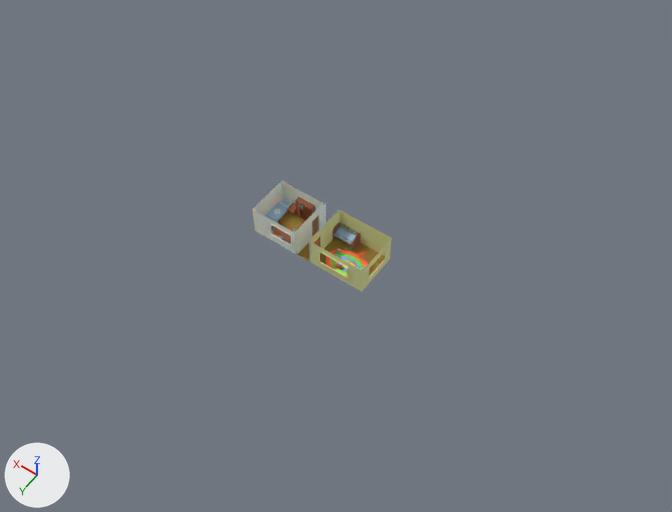
The Blender file Assets/FBX/House.blend: old version first, new version second.
Both versions are drawn from a 50 mm camera at (-60.9, 71.4, 112.1) aimed at (-10.3, 0.7, 1.0). The axes (+X, +Y, +Z) are drawn at lower left. The lights are the same throughout.

Names of what the first picture shows: 'Books 5', 'Desk', 'Mat', 'Walls'.
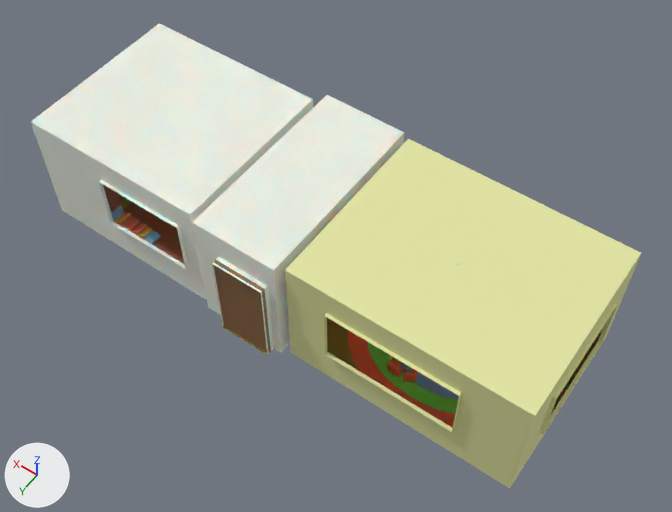
Where the newer file only moved an object's origin or applied its transform, the numbers keep the older frame.

What differs and where, as boxes (x1, y1, x2, y2) in the pictures (672 x 512 px):
'Walls', reshaped, moved, rescaled (340% wider, 317% taller): before (253, 181, 391, 292); after (31, 23, 641, 489)
'Mat', mesh rescaled: before (325, 250, 370, 277); after (347, 330, 459, 428)
'Front Door', added (brown): after (214, 260, 271, 353)
'Desk', moved, rescaled (278% wider, 271% taller): before (274, 228, 291, 244); after (117, 202, 184, 264)
'Books 5', moved, rescaled (264% wider, 310% taller): before (271, 230, 284, 239); after (111, 204, 161, 244)
'Blocks', mesh rescaled: before (335, 259, 343, 269); after (388, 355, 418, 382)
'Bookshelf Teen', moved, rescaled (not visible before): after (103, 185, 120, 211)
part 1 of me_cube_017, built on: before (296, 203, 391, 292); after (31, 23, 641, 489)

The change in detail:
me_cube_017 is used by ob_walls; location (0.0, 0.0, 0.0).
me_cube_017 had 64 vertices, 50 faces and spanned x -17.1..3.3, y -4.2..3.5, z 0.0..5.1.
me_cube_017 now has 80 vertices, 67 faces and spans x -18.2..3.3, y -4.7..3.9, z 0.0..5.1.
Part 1, on me_cube_017:
6 vertices are removed from x -7.3..-4.9, y -4.2..3.3, z 0.0..5.1.
7 faces are deleted.
28 vertices in x -16.9..-7.3, y -4.2..3.5, z 0.0..5.1 move by (-1.2, 0.0, 0.0).
4 vertices in x -17.1, y -2.7..1.8, z 1.6..4.1 move by (-1.1, 0.0, 0.0).
2 vertices move from x -4.9, y -4.2..3.3, z 0.0 to x -4.9, y -4.4..3.5, z 0.0.
14 vertices are added at x -8.5..-4.9, y -4.7..3.9, z 0.0..5.1.
8 new vertices lie (0.0, 0.0, 4.0) away from vertices in x -8.1..-5.8, y -4.7..3.9, z 0.0.
1 new face joins them, mat_material_001 (beige #e5e7a5).
20 new faces join them, mat_material_002 (white #edf2e7).
3 new faces join them, mat_material_004 (brown #a3833a).
me_cube_002 has 312 vertices, 338 faces and spans x -1.24..0.62, y -1.51..0.27, z 0.0..1.83.
me_cube_002 is used by ob_blocks; location (-11.2, 1.7, 0.0).
me_cube_002 part 2: the whole mesh is scaled about its middle by 4, then moved by (-16.1, 4.36, -4.09).
me_circle_001 has 256 vertices, 226 faces and spans x -3.72..3.72, y -2.49..2.49, z 0.21.
me_circle_001 is used by ob_mat; location (-12.3, 0.4, -0.2).
me_circle_001 part 3: the whole mesh is scaled about its middle by 4, then moved by (-18.33, 2.59, -6.85).
Mesh me_cube_026 is new.
It has 130 vertices, 114 faces and spans x -2.17..0.0, y -0.07..0.26, z -2.0..2.0.
Faces by material slot: [48, 66].
It uses material mat_material_011 (brown #8b6139).
It uses material mat_material_010 (brown #a8863a).
Object 'Bookshelf Teen' (ob_bookshelf_teen) moves from (0.5, 3.0, 0.0) to (25.1, 13.2, -7.0).
Object 'Bookshelf Teen' (ob_bookshelf_teen) is rescaled from (1.0, 1.0, 1.0) to (4.0, 4.0, 4.0).
Object 'Desk' (ob_desk) moves from (-1.8, 2.6, 0.0) to (16.1, 11.6, -7.0).
Object 'Desk' (ob_desk) is rescaled from (1.0, 1.0, 1.0) to (4.0, 4.0, 4.0).
Object 'Walls' (ob_walls) moves from (0.0, 0.0, 0.0) to (23.2, 1.3, -7.0).
Object 'Walls' (ob_walls) is rescaled from (1.0, 1.0, 1.0) to (4.0, 4.0, 4.0).
Object 'Books 5' (ob_books_5) moves from (-1.2, 3.0, 1.5) to (18.5, 13.2, -0.9).
Object 'Books 5' (ob_books_5) is rescaled from (1.0, 1.0, 1.0) to (4.0, 4.0, 4.0).
Object 'Front Door' (ob_front_door) is new; it shows me_cube_026.
Its location is (-0.7, 16.4, 1.0).
Its scale is (4.0, -4.0, 4.0).
